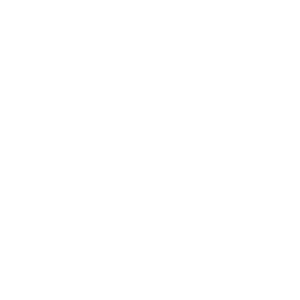
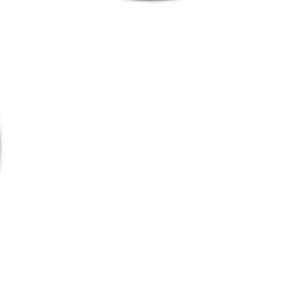
Revision of a layered w=300, h=300 image; what changed, layer by layer:
"Layer 1": opacity 100% → 80%, painted on it over [0, 0, 185, 177]
